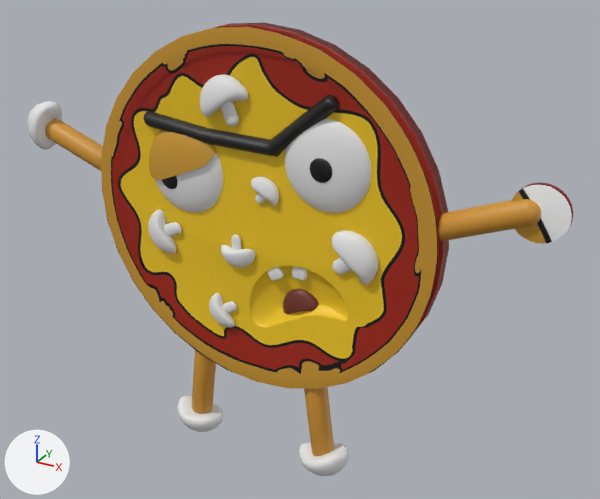
The FBX model PSMG_Team_Gameboys/Projekt 'Wannwolf'/Assets/Assets/Prefabs/pizza.fbx: old version first, new version second.
The view is the same before and after, from a 50 mm lens placed at (6.84, -11.05, 5.9), pointed at (0.55, 0.38, 0.18). The lights are fixed; the arrows at lower left show +X, +Y and +Z. Where no turn or scale is listed for an object, it has been applied to the vertices.

The scene before the commit, as lines of its bpy script (objects in view):
```python
me_mesh = bpy.data.meshes.new('Mesh')
me_mesh.from_pydata(...)  # 64 vertices, 92 faces; spans x -0.43..0.43, y -0.049..0.049, z -0.43..0.43
# faces by material slot: [30, 30, 32]
me_mesh.materials.append(mat_salami__pizza_jpg)  # picture img_pizza_marg_jpg
me_mesh.materials.append(mat_salami__pizza_jpg_001)  # picture img_pizza_jpg
me_mesh.materials.append(mat_salamiffarbe)  # red #a41213
me_mesh_013 = bpy.data.meshes.new('Mesh.013')
me_mesh_013.from_pydata(...)  # 482 vertices, 512 faces; spans x -0.7..1.0, y -0.21..0.21, z -0.5..0.39
me_mesh_013.materials.append(mat_teig)  # orange #d09432
me_mesh_023 = bpy.data.meshes.new('Mesh.023')
me_mesh_023.from_pydata(...)  # 439 vertices, 507 faces; spans x -3.22..3.22, y -0.24..0.24, z -3.12..3.12
# faces by material slot: [154, 291, 62]
me_mesh_023.materials.append(mat_belag__pizza_jpg)  # picture img_pizza_marg_jpg
me_mesh_023.materials.append(mat_mund__pizza_jpg)  # picture img_pizza_marg_jpg
me_mesh_023.materials.append(mat_pizzagelb__pizza_jpg)  # picture img_pizza_marg_jpg
ob_salami = bpy.data.objects.new('Salami', me_mesh)
ob_salami.location = (4.57, 0.01, 1.72)
ob_sphere_001 = bpy.data.objects.new('Sphere_001', me_mesh_013)
ob_sphere_001.location = (-3.95, 0.01, 1.51)
ob_teig = bpy.data.objects.new('Teig', me_mesh_023)
ob_teig.location = (0.0, 0.0, 0.82)
# also in view: 'Auge_L' at (1.32, -0.1, 1.94); 'Lied_R' at (-1.42, -0.14, 1.75); 'Sphere_009' at (-1.86, -0.27, 0.24); 'Sphere_002' at (3.75, 0.01, 1.46); 'Sphere_004' at (-1.34, 0.01, -2.72)
```
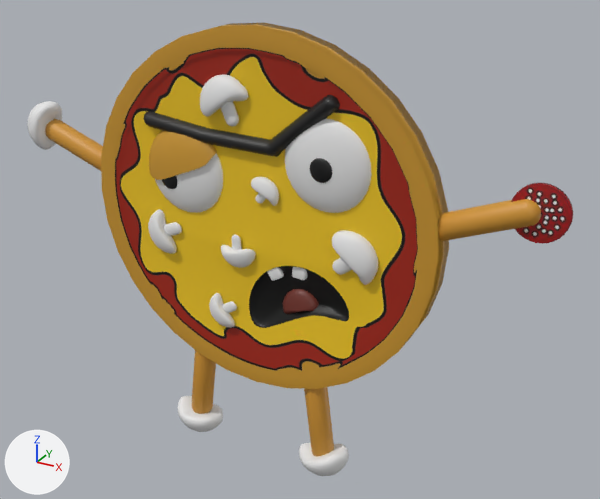
Boxes (x1, y1, x2, y2) around the edits, measured in the pictures (600 x 499 px):
```json
{"part": 1, "of": "me_mesh", "change": "recoloured", "before": [511, 185, 572, 244], "after": [511, 185, 572, 244], "on screen": "white to red"}
{"part": 2, "of": "me_mesh_023", "change": "surface changed", "before": [101, 23, 449, 389], "after": [101, 23, 449, 389]}
```

The change, as JSON lines over the scene's bpy script:
```json
{"op": "add", "block": "mat_salamiffarbe__pizza_jpg_001", "code": ["mat_salamiffarbe__pizza_jpg_001 = principled_material('Salamiffarbe__pizza_jpg_001')", "mat_salamiffarbe__pizza_jpg_001.texture = img_pizza_jpg"]}
{"block": "me_mesh_023", "where": "me_mesh_023.from_pydata(...)  # 439 vertices, 507 faces; spans x -3.22..3.22, y -0.24..0.24, z -3.12..3.12"}
{"block": "me_mesh_023", "where": "# used by ob_teig; location = (0.0, 0.0, 0.82)"}
{"block": "me_mesh_023", "change": "me_mesh_023 part 2: texture (UV) coordinates of 420 of 507 faces, centred in x -3.19..3.19, y -0.24..0.24, z -3.09..3.09, changed; they spanned u 0.01..1.0, v 0.01..0.99 and now span u 0.02..0.98, v 0.02..0.98"}
{"block": "me_mesh", "where": "me_mesh.from_pydata(...)  # 64 vertices, 92 faces; spans x -0.43..0.43, y -0.049..0.049, z -0.43..0.43"}
{"block": "me_mesh", "where": "# used by ob_salami; location = (4.57, 0.01, 1.72)"}
{"op": "remove", "block": "me_mesh", "code": "me_mesh.materials.append(mat_salamiffarbe)  # red #a41213"}
{"block": "me_mesh", "change": "me_mesh part 1: all 30 faces that had it switch from mat_salami__pizza_jpg (picture img_pizza_marg_jpg) to mat_salami__pizza_jpg_001 (picture img_pizza_jpg)"}
{"op": "add", "block": "me_mesh", "code": "me_mesh.materials.append(mat_salamiffarbe__pizza_jpg_001)  # picture img_pizza_jpg"}
```
